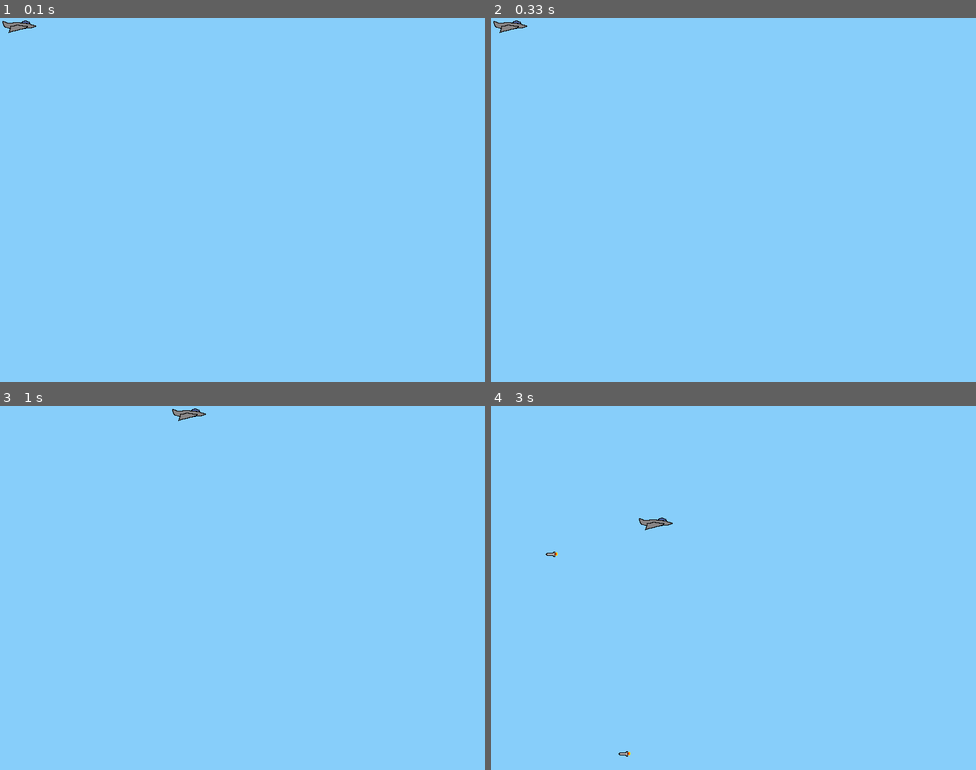
Above: before the commit, frames 1-4 (two rows, left to right).
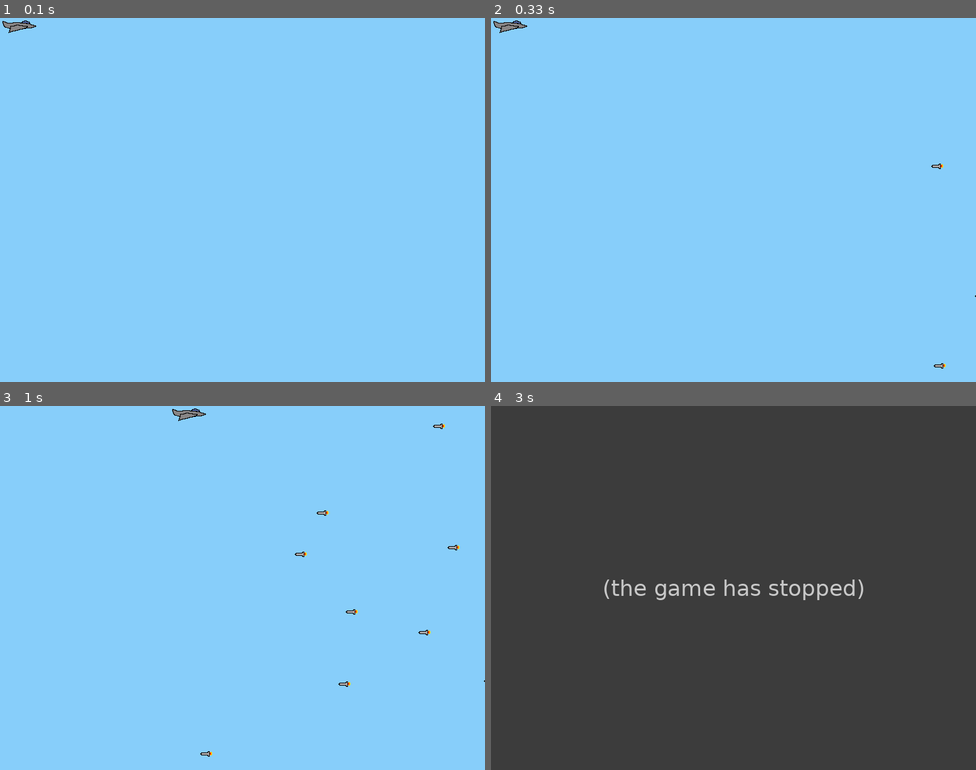
Above: after the commit, the same moments.

Repository: WitchoutName/pygame
Game: pygame game, started from sky_dodge.py
Two runs of this game, one before a commit and one after it. Both use one fixed random seed, a clock stepped at 60 frames per second and the inputs below.
Inputs:
- Up to frame 1 (0.1 s): no input
- Up to frame 2 (0.33 s): no input
- Up to frame 3 (1 s): hold Right 0.33-0.8 s; hold Up from 0.83 s (still down)
- Up to frame 4 (3 s): release Up at 1.13 s; hold Right 1.17-1.63 s; hold Left 1.67-2.2 s; hold Down 2.23-2.53 s

Frame 1 is identical in both runs. In frame 2, less than 0.1% of the frame differs, in the area x 90-100%, y 40-97%; in frame 3, 0.2%; in frame 4, 100%, in the area x 0-100%, y 0-100%.
After the commit the program exited at 2.9 s; later frames show no game.

Commit message:
hardcore

Diff:
--- a/sky_dodge.py
+++ b/sky_dodge.py
@@ -80,9 +80,9 @@
 groups["all"].add(player)
 events = {}
 events["ADDENEMY"] = pg.USEREVENT + 1
-pg.time.set_timer(events["ADDENEMY"], 150)
+pg.time.set_timer(events["ADDENEMY"], 20)
 events["ADDCLOUD"] = pg.USEREVENT + 1
-pg.time.set_timer(events["ADDCLOUD"], 1000)
+pg.time.set_timer(events["ADDCLOUD"], 100)
 pg.mixer.music.load("sound/Sky_dodge_theme.ogg")
 pg.mixer.music.set_volume(0.05)
 pg.mixer.music.play(loops=-1)
